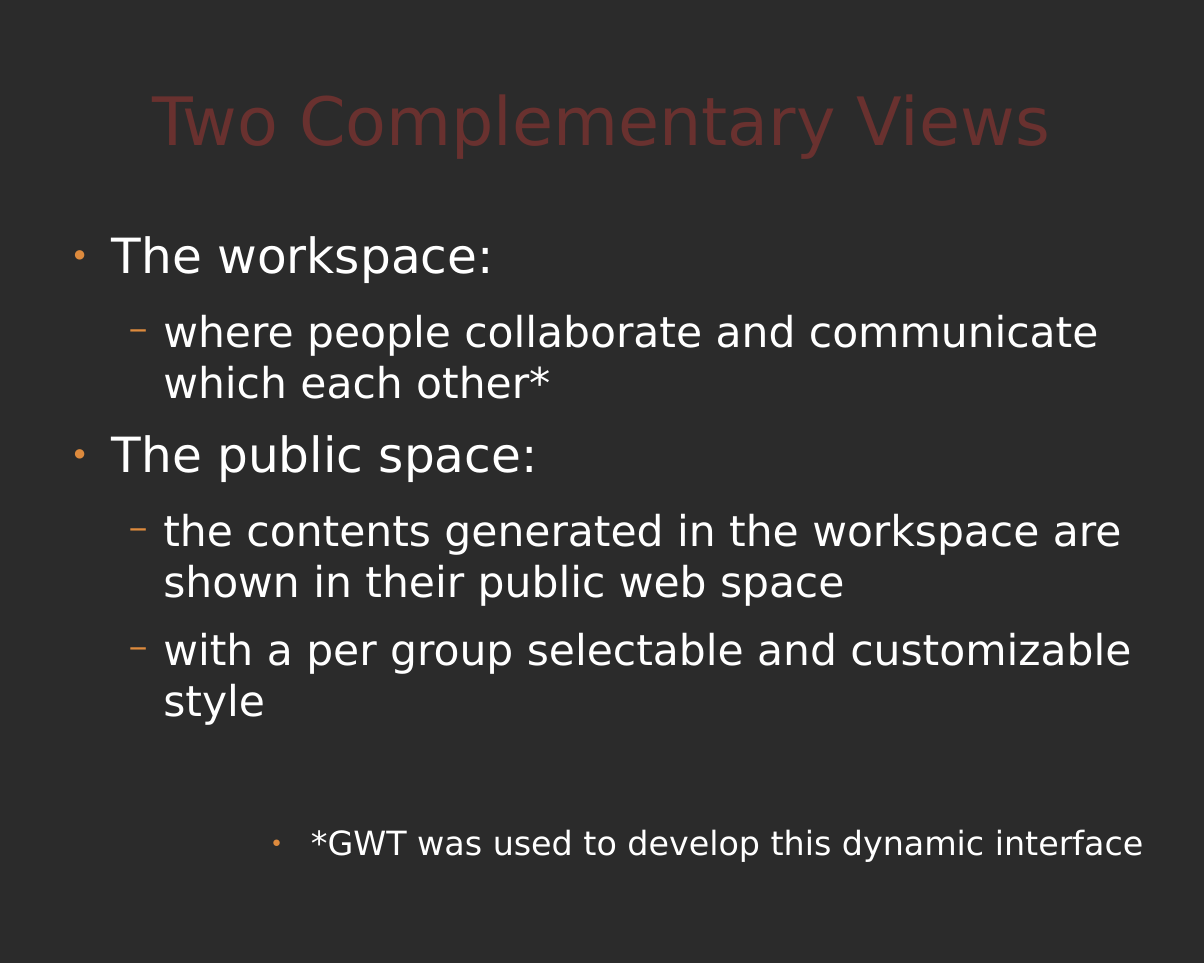
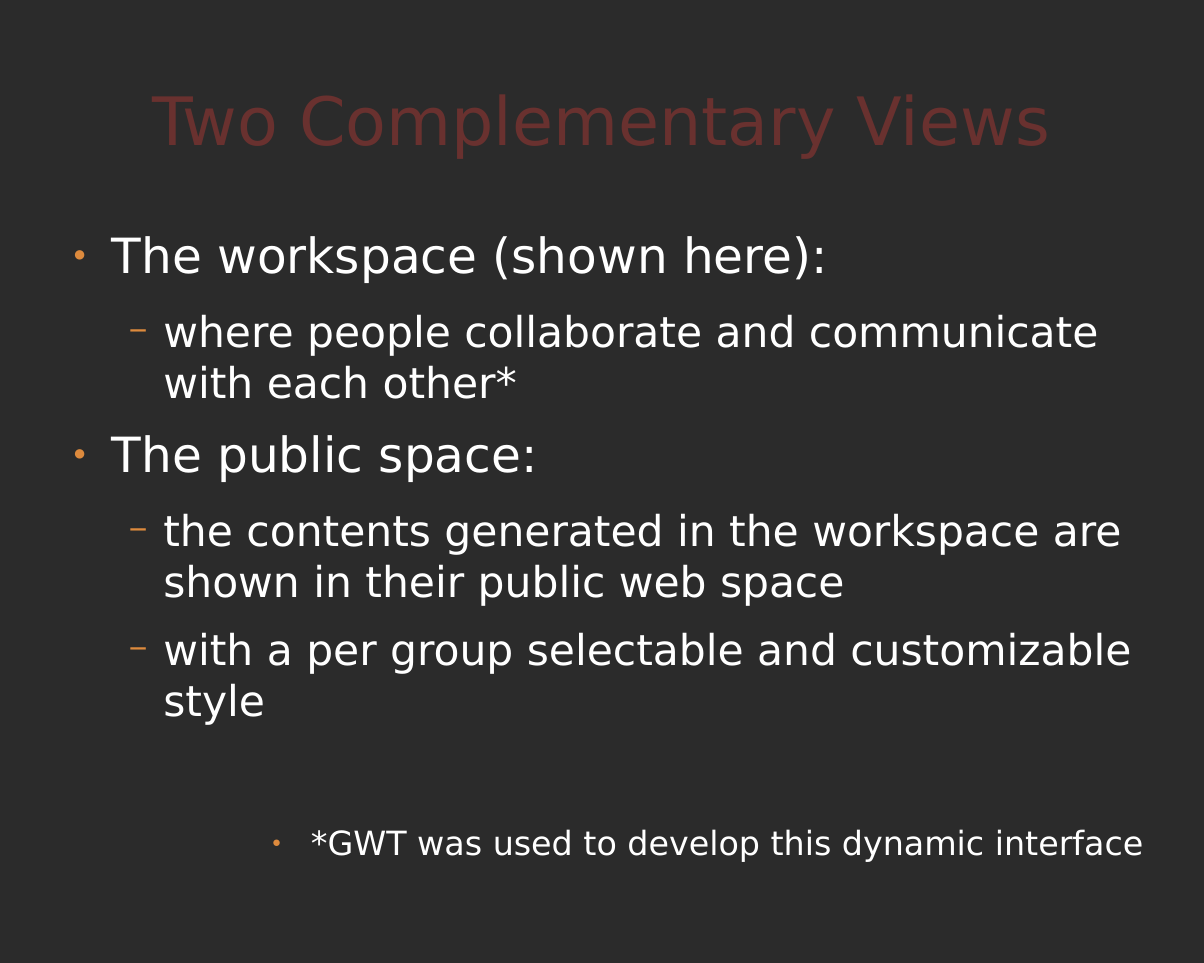
Before and after one commit to comunes/kune, a slide deck: slide 12 of doc/kune-ene-09.odp. Drawn at 1204x963 pixels with LibreOffice and Linux fonts; fonts in the diff are those of the drawing; background and template pictures are left out; a plain dark background stands for a picture behind light text. Boxes give left, top, right and bottom in pixels: in the first picture for what was removed or moved away, otherwise in the second. Text is boxed around its words. In the diff, an @@ line names an element or a change of style, - is before the commit and + after.

```diff
--- a/doc/kune-ene-09.odp
+++ b/doc/kune-ene-09.odp
@@ text at <box>112,236,1099,399</box>: text changed @@
-● The workspace:
-  − where people collaborate and communicate which each other*
+● The workspace (shown here):
+  − where people collaborate and communicate with each other*
```
Also in this commit, not shown: 6 other slides changed.
